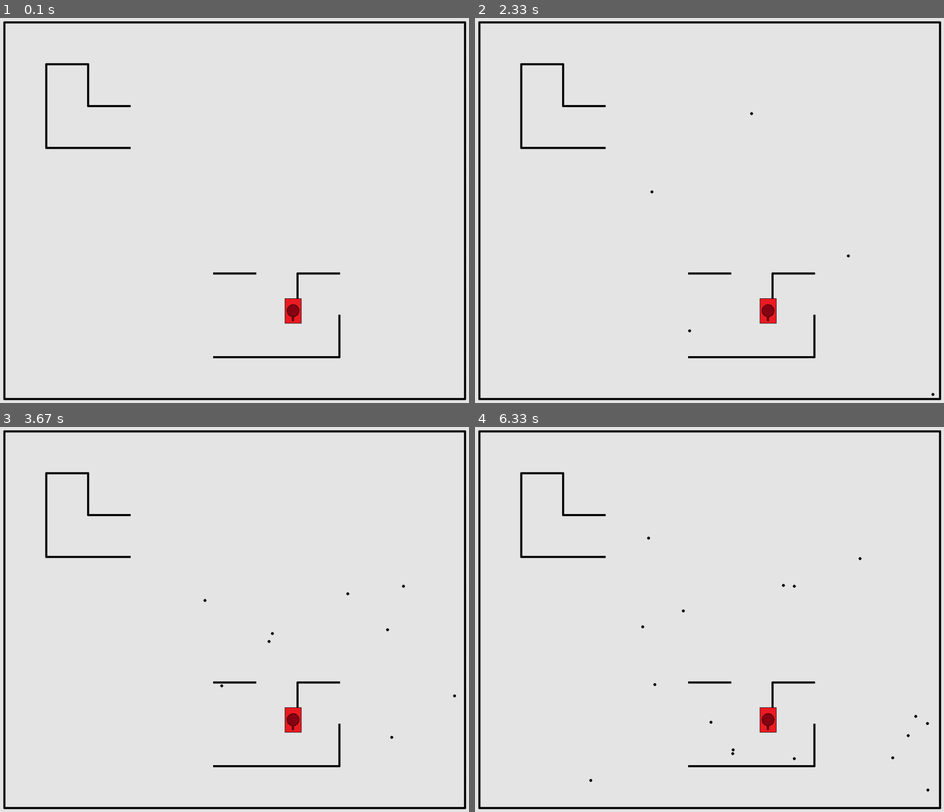
Above: before the commit, frames 1-4 (two rows, left to right).
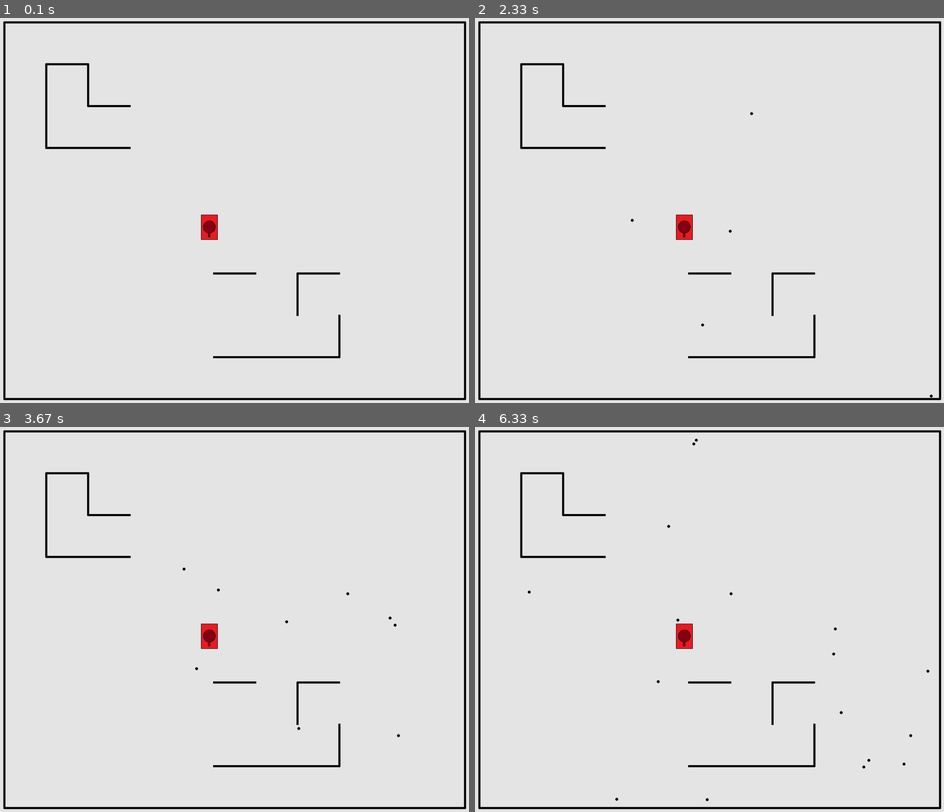
Above: after the commit, the same moments.

Repository: LankinMikhail/PyGame-project
Game: pygame game, started from Main.py
Two runs of this game, one before a commit and one after it. Both use one fixed random seed, a clock stepped at 60 frames per second and the inputs below.
Inputs (mouse positions are in pixels of both pictures, inside the frame that each line leads up to):
- Up to frame 1 (0.1 s): no input
- Up to frame 2 (2.33 s): click (709, 210) at 0.38 s; tap Enter at 0.67 s; click (564, 152) at 1.05 s; click (883, 345) at 1.38 s; click (718, 83) at 1.72 s; click (686, 310) at 2.05 s
- Up to frame 3 (3.67 s): click (220, 554) at 2.38 s; click (168, 538) at 2.72 s; click (356, 584) at 3.05 s; click (379, 611) at 3.38 s
- Up to frame 4 (6.33 s): click (807, 550) at 3.72 s; click (573, 546) at 4.05 s; click (728, 604) at 4.38 s; click (573, 596) at 4.72 s; click (639, 731) at 5.05 s; click (564, 761) at 5.38 s; click (634, 492) at 5.72 s; click (662, 604) at 6.05 s

The runs differ from the first frame. In frame 1, 0.5% of the frame differs, in the area x 42-65%, y 51-80%; in frame 2, 0.5%; in frame 3, 0.6%; in frame 4, 0.7%, in the area x 11-97%, y 2-98%.

Commit message:
танки сталкиваются со стенами и снарядами

Diff:
--- a/Collision/Border.py
+++ b/Collision/Border.py
@@ -11,9 +11,11 @@
         if x1 == x2:
             self.add(vertical_borders)
             self.rect = pygame.Rect(x1, y1, 1, y2 - y1)
+            self.mask = pygame.mask.from_surface(pygame.Surface((1, y2 - y1)))
         else:
             self.add(horizontal_borders)
             self.rect = pygame.Rect(x1, y1, x2 - x1, 1)
+            self.mask = pygame.mask.from_surface(pygame.Surface((x2 - x1, 1)))
 
     def render(self, screen):
         if self.x1 == self.x2:
--- a/Collision/Bullet.py
+++ b/Collision/Bullet.py
@@ -1,4 +1,5 @@
 import pygame
+import os
 from pygame import gfxdraw
 from Collision.Border import vertical_borders, horizontal_borders
 
@@ -6,30 +7,49 @@
 class Bullet(pygame.sprite.Sprite):
     def __init__(self, radius, x, y, vx, vy, life):
         super().__init__()
-        self.rect = pygame.Rect(x, y, 2 * radius, 2 * radius)
+        self.rect = pygame.Rect(x - radius, y - radius, 2 * radius, 2 * radius)
         self.radius = radius
         self.x = x
         self.y = y
         self.vx = vx
         self.vy = vy
         self.life = life
+        texture = load_image(os.path.dirname(__file__)[:-10] + "\\Assets\\пуля.png")
+        self.mask = pygame.mask.from_surface(texture)
 
     def update(self):
         self.life -= 1
         if self.life == 0:
-            bullets.remove(self)
+            self.delete()
             return
         self.x += self.vx
         self.y += self.vy
-        self.rect = pygame.Rect(round(self.x), round(self.y), 2 * self.radius, 2 * self.radius)
+        self.rect = pygame.Rect(round(self.x - self.radius), round(self.y - self.radius), 2 * self.radius, 2 * self.radius)
         if pygame.sprite.spritecollideany(self, horizontal_borders):
             self.vy = -self.vy
-        elif pygame.sprite.spritecollideany(self, vertical_borders):
+        if pygame.sprite.spritecollideany(self, vertical_borders):
             self.vx = -self.vx
+        for player in players:
+            if pygame.sprite.collide_mask(self, player):
+                player.death()
+                self.delete()
+                return
 
     def render(self, screen):
         gfxdraw.aacircle(screen, round(self.x), round(self.y), self.radius, (0, 0, 0))
         gfxdraw.filled_circle(screen, round(self.x), round(self.y), self.radius, (0, 0, 0))
 
+    def delete(self):
+        bullets.remove(self)
+
+
+def load_image(name):
+    fullname = os.path.join('data', name)
+    if not os.path.isfile(fullname):
+        raise FileNotFoundError(name)
+    image = pygame.image.load(fullname)
+    return image
+
 
 bullets = []
+players = pygame.sprite.Group()
--- a/Collision/Player.py
+++ b/Collision/Player.py
@@ -1,19 +1,20 @@
 import pygame
+import math
 import os
-import math
-from Collision.Bullet import Bullet
+from Collision.Bullet import Bullet, players, load_image, vertical_borders, horizontal_borders
 
 
 class Player(pygame.sprite.Sprite):
     def __init__(self, team, x, y, angle):
         super().__init__()
+        self.rect = None
         self.team = team
         self.x = x
         self.y = y
         self.angle = angle
         self.effect = None
         self.motion = "stop"
-        self.rotating = "stop"
+        self.rotation = "stop"
         self.is_alive = True
         self.width = 40
         self.height = 60
@@ -23,27 +24,52 @@
             self.a = "a"
             self.d = "d"
             self.q = "q"
+        self.add(players)
 
     def render(self, screen):
+        angle = round(self.angle)
         center = self.center()
         texture = pygame.transform.rotate(pygame.transform.scale(load_image(os.path.dirname(__file__)[:-10]
                                                                             + "\\Assets\\тест_модель.png"),
-                                                                 (self.width, self.height)), self.angle + 180)
+                                                                 (self.width, self.height)), angle + 180)
+        self.rect = texture.get_rect()
+        self.rect.x = round(self.x - center[0])
+        self.rect.y = round(self.y - center[1])
+        self.mask = pygame.mask.from_surface(texture)
         screen.blit(texture, (round(self.x - center[0]), round(self.y - center[1])))
 
     def update(self):
+        base = (self.angle, self.x, self.y)
         angle = round(self.angle)
         if self.motion == "forward":
-            self.y += math.cos(math.radians(angle)) * 1.2
-            self.x += math.sin(math.radians(angle)) * 1.2
+            self.y += math.cos(math.radians(angle))
+            self.x += math.sin(math.radians(angle))
         elif self.motion == "back":
-            self.y -= math.cos(math.radians(angle)) * 1.2
-            self.x -= math.sin(math.radians(angle)) * 1.2
-        if self.rotating == "left":
-            self.angle -= 1.5
-        elif self.rotating == "right":
-            self.angle += 1.5
+            self.y -= math.cos(math.radians(angle))
+            self.x -= math.sin(math.radians(angle))
+        if self.rotation == "left":
+            self.angle -= 1.4
+        elif self.rotation == "right":
+            self.angle += 1.4
         self.angle %= 360
+        for border in vertical_borders:
+            if pygame.sprite.collide_mask(self, border):
+                if self.motion != "stop":
+                    self.x -= (self.x - base[1]) * 3
+                    self.y -= (self.y - base[2]) * 3
+                if self.rotation != "stop":
+                    self.angle -= (self.angle - base[0]) * 3
+                self.motion = "stop"
+                self.rotation = "stop"
+        for border in horizontal_borders:
+            if pygame.sprite.collide_mask(self, border):
+                if self.motion != "stop":
+                    self.x -= (self.x - base[1]) * 3
+                    self.y -= (self.y - base[2]) * 3
+                if self.rotation != "stop":
+                    self.angle -= (self.angle - base[0]) * 3
+                self.motion = "stop"
+                self.rotation = "stop"
 
     def center(self):
         angle = round(self.angle)
@@ -69,16 +95,17 @@
                        math.cos(math.radians(360 - angle)) * self.height) / 2)
         return x, y
 
+    def front(self):
+        angle = round(self.angle)
+        return (round(self.x + (self.height * 0.6 * math.sin(math.radians(angle)))),
+                round(self.y + (self.height * 0.6 * math.cos(math.radians(angle)))))
+
     def shoot(self, fps):
         velocity = 270 / fps
         angle = round(self.angle)
-        return Bullet(3, self.x, self.y, velocity * math.sin(math.radians(angle)),
+        front = self.front()
+        return Bullet(3, front[0], front[1], velocity * math.sin(math.radians(angle)),
                       velocity * math.cos(math.radians(angle)), fps * 20)
 
-
-def load_image(name):
-    fullname = os.path.join('data', name)
-    if not os.path.isfile(fullname):
-        raise FileNotFoundError(name)
-    image = pygame.image.load(fullname)
-    return image
+    def death(self):
+        print("DIE")
--- a/Main.py
+++ b/Main.py
@@ -1,12 +1,10 @@
 import pygame
+import random
+import math
 from Collision.Board import Board
-from Collision.Bullet import Bullet, bullets
+from Collision.Bullet import Bullet, bullets, players
 from Collision.Border import horizontal_borders, vertical_borders
 from Collision.Player import Player
-import sys
-import os
-import random
-import math
 
 
 level1 = [["", "", "", "", "", "", "", "", "", "", ""],
@@ -27,26 +25,26 @@
     field.set_view(10, 10, 100)
     field.fill(level1)
     clock = pygame.time.Clock()
-    players = [Player(1, 700, 700, 0)]
+    Player(1, 500, 500, 0)
     while running:
         for event in pygame.event.get():
             if event.type == pygame.QUIT:
                 running = False
             if event.type == pygame.MOUSEBUTTONDOWN:
-                angle = random.randint(0, 90)
+                angle = random.randint(45, 45)
                 velocity = 180 / FPS
                 bullets.append(Bullet(3, event.pos[0], event.pos[1], velocity * math.sin(math.radians(angle)),
                                       velocity * math.cos(math.radians(angle)), FPS * 30))
             if event.type == pygame.KEYDOWN:
                 for player in players:
-                    if event.unicode == player.w:
+                    if event.unicode == player.w and player.motion != "no forward":
                         player.motion = "forward"
-                    if event.unicode == player.s:
+                    if event.unicode == player.s and player.motion != "no back":
                         player.motion = "back"
-                    if event.unicode == player.d:
-                        player.rotating = "left"
-                    if event.unicode == player.a:
-                        player.rotating = "right"
+                    if event.unicode == player.d and player.rotation != "no left":
+                        player.rotation = "left"
+                    if event.unicode == player.a and player.rotation != "no right":
+                        player.rotation = "right"
                     if event.unicode == player.q:
                         bullets.append(player.shoot(FPS))
             if event.type == pygame.KEYUP:
@@ -55,23 +53,17 @@
                         player.motion = "stop"
                     if event.unicode == player.s and player.motion == "back":
                         player.motion = "stop"
-                    if event.unicode == player.d and player.rotating == "left":
-                        player.rotating = "stop"
-                    if event.unicode == player.a and player.rotating == "right":
-                        player.rotating = "stop"
+                    if event.unicode == player.d and player.rotation == "left":
+                        player.rotation = "stop"
+                    if event.unicode == player.a and player.rotation == "right":
+                        player.rotation = "stop"
         screen.fill((230, 230, 230))
         field.render(screen)
+        for bullet in bullets:
+            bullet.render(screen)
+            bullet.update()
         for player in players:
             player.render(screen)
             player.update()
-        for bullet in bullets:
-            bullet.render(screen)
-            bullet.update()
-        for border in horizontal_borders:
-            pass
-            #border.render(screen)
-        for border in vertical_borders:
-            pass
-            #border.render(screen)
         clock.tick(FPS)
         pygame.display.flip()
Binary file added: Assets/пуля.png
